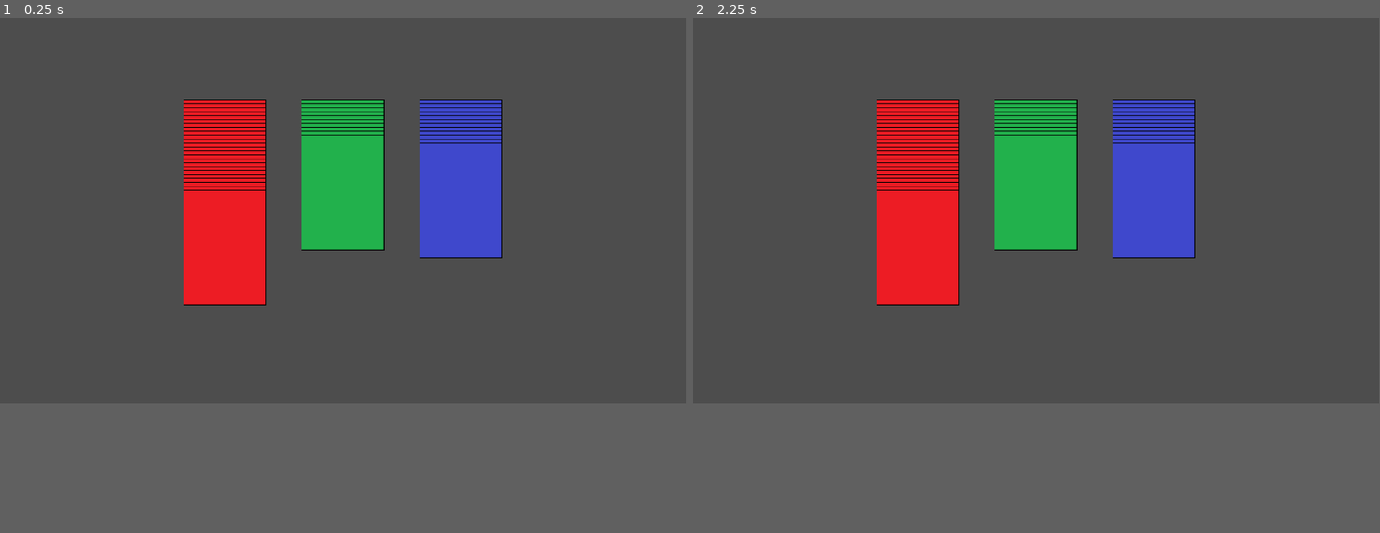
Above: before the commit, frames 1-2 (left to right).
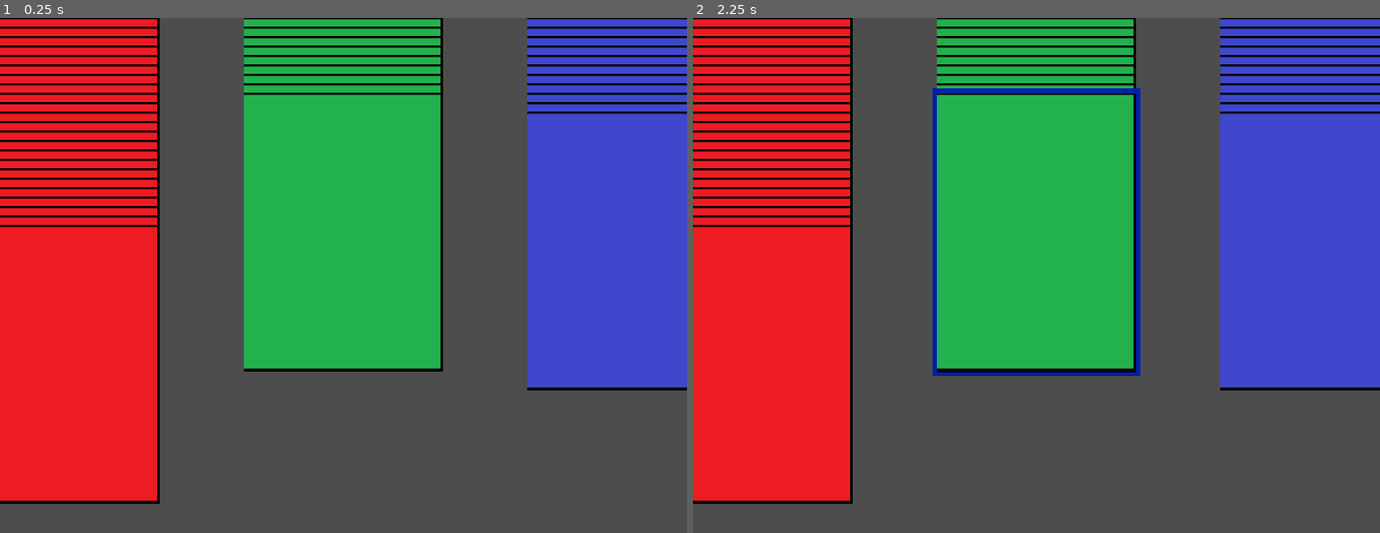
Above: after the commit, the same moments.

Repository: dj-commits/late-stage-opoly
Game: Godot game, scene res://scenes/board.tscn
Same seed, same stepped clock (60 frames per second), same inputs: the game is played once before the commit and once after it.
Inputs (mouse positions are in pixels of both pictures, inside the frame that each line leads up to):
- Up to frame 1 (0.25 s): no input
- Up to frame 2 (2.25 s): tap Enter at 0.5, 2 s; move the mouse to (1187, 193) at 0.52 s; tap Space at 1.25 s; move the mouse to (899, 229) at 1.27 s; move the mouse to (1105, 126) at 2.02 s
The window is 799x449 before the commit and 800x600 after it. Grey fills any space a smaller window leaves; there, only what the larger window draws over its background counts as a difference.

The runs differ from the first frame. In frame 1, 62% of the frame differs, in the area x 0-100%, y 0-95%; in frame 2, 62%.

Commit message:
Work on shader for cards

Diff:
--- a/project.godot
+++ b/project.godot
@@ -17,5 +17,5 @@
 
 [display]
 
-window/size/viewport_width=1920
-window/size/viewport_height=1080
+window/size/viewport_width=800
+window/size/viewport_height=600
--- a/scenes/card.tscn
+++ b/scenes/card.tscn
@@ -1,26 +1,72 @@
-[gd_scene load_steps=6 format=3 uid="uid://cjp5ro0wph26w"]
+[gd_scene load_steps=9 format=3 uid="uid://cjp5ro0wph26w"]
 
 [ext_resource type="Script" path="res://scripts/card.gd" id="1_foxae"]
+[ext_resource type="Shader" path="res://shaders/card_highlight.gdshader" id="1_wvxov"]
 [ext_resource type="Texture2D" uid="uid://b2aqhaw5ihqoa" path="res://sprites/card_planet.png" id="2_qnar1"]
 [ext_resource type="Texture2D" uid="uid://cf8drmk52pqv3" path="res://sprites/card_special.png" id="3_xsypb"]
 [ext_resource type="Texture2D" uid="uid://kr1hh62frt6x" path="res://sprites/card_tech.png" id="4_ltipm"]
 [ext_resource type="Texture2D" uid="uid://b2mxn4r6cchmp" path="res://sprites/card_uf.png" id="5_c6w2e"]
 
+[sub_resource type="ShaderMaterial" id="ShaderMaterial_pnqv0"]
+resource_local_to_scene = true
+shader = ExtResource("1_wvxov")
+shader_parameter/color = Color(0, 0.122833, 0.67, 1)
+shader_parameter/width = 5.0
+shader_parameter/pattern = 2
+shader_parameter/is_on = false
+shader_parameter/inside = false
+shader_parameter/add_margins = true
+shader_parameter/number_of_images = Vector2(1, 1)
+
+[sub_resource type="RectangleShape2D" id="RectangleShape2D_f5o56"]
+size = Vector2(225, 319)
+
 [node name="Card" type="Node2D"]
+material = SubResource("ShaderMaterial_pnqv0")
 script = ExtResource("1_foxae")
 
 [node name="CardPlanet" type="Sprite2D" parent="."]
-visible = false
+use_parent_material = true
 texture = ExtResource("2_qnar1")
+
+[node name="Area2D" type="Area2D" parent="CardPlanet"]
+
+[node name="CollisionShape2D" type="CollisionShape2D" parent="CardPlanet/Area2D"]
+position = Vector2(-1.5, 0.5)
+shape = SubResource("RectangleShape2D_f5o56")
 
 [node name="CardSpecial" type="Sprite2D" parent="."]
 visible = false
+use_parent_material = true
 texture = ExtResource("3_xsypb")
+
+[node name="Area2D" type="Area2D" parent="CardSpecial"]
+
+[node name="CollisionShape2D" type="CollisionShape2D" parent="CardSpecial/Area2D"]
+position = Vector2(-1.5, 0.5)
+shape = SubResource("RectangleShape2D_f5o56")
 
 [node name="CardTech" type="Sprite2D" parent="."]
 visible = false
+use_parent_material = true
 texture = ExtResource("4_ltipm")
+
+[node name="Area2D" type="Area2D" parent="CardTech"]
+
+[node name="CollisionShape2D" type="CollisionShape2D" parent="CardTech/Area2D"]
+position = Vector2(-1.5, 0.5)
+shape = SubResource("RectangleShape2D_f5o56")
 
 [node name="CardUf" type="Sprite2D" parent="."]
 visible = false
+use_parent_material = true
 texture = ExtResource("5_c6w2e")
+
+[node name="Area2D" type="Area2D" parent="CardUf"]
+
+[node name="CollisionShape2D" type="CollisionShape2D" parent="CardUf/Area2D"]
+position = Vector2(-1.5, 0.5)
+shape = SubResource("RectangleShape2D_f5o56")
+
+[connection signal="mouse_entered" from="CardPlanet/Area2D" to="." method="_on_area_2d_mouse_entered"]
+[connection signal="mouse_exited" from="CardPlanet/Area2D" to="." method="_on_area_2d_mouse_exited"]
--- a/scripts/board.gd
+++ b/scripts/board.gd
@@ -70,6 +70,10 @@
 	pass
 
 
+func _calc_top_of_stack():
+	pass
+
+
 func _build_board():
 	for i in range(techs.size()):
 		var tech: Node2D = card_scene.instantiate()
@@ -81,6 +85,8 @@
 		_card_factory(planet, "Planet")
 		add_child(planet)
 		planet.global_position = $PlanetDeckMarker.global_position + Vector2(0, planets_on_board.size() + (i * 10))
+		if(i == planets.size() - 1):
+			planet.top_card = true
 	for i in range(unforeseens.size()):
 		var uf: Node2D = card_scene.instantiate()
 		_card_factory(uf, "Unforeseen")
--- a/scripts/card.gd
+++ b/scripts/card.gd
@@ -73,6 +73,7 @@
 var planet_exotic_materials: int
 var face_down: bool
 var back_of_card: Sprite2D
+var top_card: bool
 
 # Called when the node enters the scene tree for the first time.
 func _ready():
@@ -92,5 +93,19 @@
 	if(back_of_card && back_of_card.visible == false && face_down):
 		back_of_card.visible = true
 
+
+
 func _physics_process(delta):
 	pass
+
+
+func _on_area_2d_mouse_entered() -> void:
+	print_debug("Mouse entered card space")
+	if(top_card):
+		material.set_shader_parameter("is_on", true)
+
+
+func _on_area_2d_mouse_exited() -> void:
+	print_debug("Mouse exited card space")
+	if top_card:
+		material.set_shader_parameter("is_on", false)
--- /dev/null
+++ b/shaders/card_highlight.gdshader
@@ -0,0 +1,75 @@
+shader_type canvas_item;
+
+uniform vec4 color : source_color = vec4(1.0);
+uniform float width : hint_range(0, 10) = 1.0;
+uniform int pattern : hint_range(0, 2) = 0; // diamond, circle, square
+uniform bool is_on = false;
+uniform bool inside = false;
+uniform bool add_margins = true; // only useful when inside is false
+uniform vec2 number_of_images = vec2(1.0); // number of horizontal and vertical images in the sprite sheet
+
+void vertex() {
+	if(is_on)
+	{
+		if (add_margins)
+		{
+		VERTEX += sign(VERTEX) * width; // replace sign(VERTEX) by (sign(VERTEX) * 2.0 - 1.0) if not Centered
+		}
+	}
+
+}
+
+bool hasContraryNeighbour(vec2 uv, vec2 texture_pixel_size, vec2 image_top_left, vec2 image_bottom_right, sampler2D texture) {
+	for (float i = -ceil(width); i <= ceil(width); i++) {
+		float x = abs(i) > width ? width * sign(i) : i;
+		float offset;
+
+		if (pattern == 0) {
+			offset = width - abs(x);
+		} else if (pattern == 1) {
+			offset = floor(sqrt(pow(width + 0.5, 2) - x * x));
+		} else if (pattern == 2) {
+			offset = width;
+		}
+
+		for (float j = -ceil(offset); j <= ceil(offset); j++) {
+			float y = abs(j) > offset ? offset * sign(j) : j;
+			vec2 xy = uv + texture_pixel_size * vec2(x, y);
+
+			if ((xy != clamp(xy, image_top_left, image_bottom_right) || texture(texture, xy).a <= 0.0) == inside) {
+				return true;
+			}
+		}
+	}
+
+	return false;
+}
+
+void fragment() {
+	if(is_on)
+	{
+		vec2 uv = UV;
+	vec2 image_top_left = floor(uv * number_of_images) / number_of_images;
+	vec2 image_bottom_right = image_top_left + vec2(1.0) / number_of_images;
+
+	if (add_margins) {
+		vec2 texture_pixel_size = vec2(1.0) / (vec2(1.0) / TEXTURE_PIXEL_SIZE + vec2(width * 2.0) * number_of_images);
+
+		uv = (uv - texture_pixel_size * width - image_top_left) * TEXTURE_PIXEL_SIZE / texture_pixel_size + image_top_left;
+
+		if (uv != clamp(uv, image_top_left, image_bottom_right)) {
+			COLOR.a = 0.0;
+		} else {
+			COLOR = texture(TEXTURE, uv);
+		}
+	} else {
+		COLOR = texture(TEXTURE, uv);
+	}
+
+	if ((COLOR.a > 0.0) == inside && hasContraryNeighbour(uv, TEXTURE_PIXEL_SIZE, image_top_left, image_bottom_right, TEXTURE)) {
+		COLOR.rgb = inside ? mix(COLOR.rgb, color.rgb, color.a) : color.rgb;
+		COLOR.a += (1.0 - COLOR.a) * color.a;
+	}
+	}
+
+}
